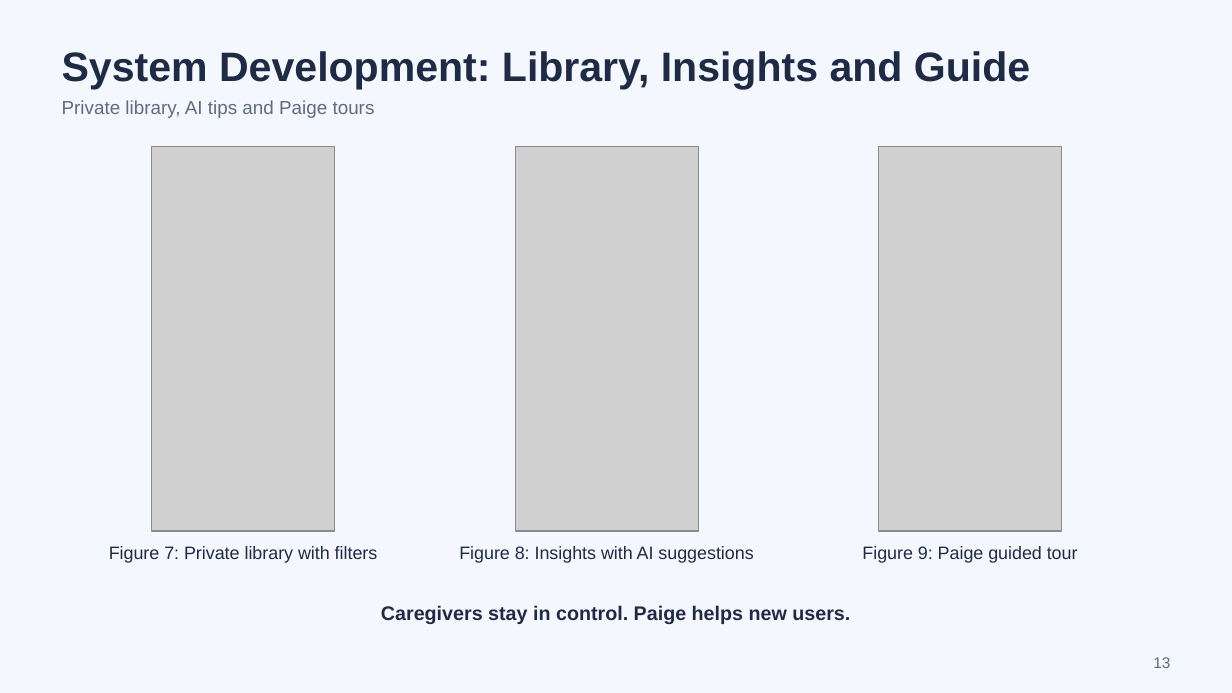
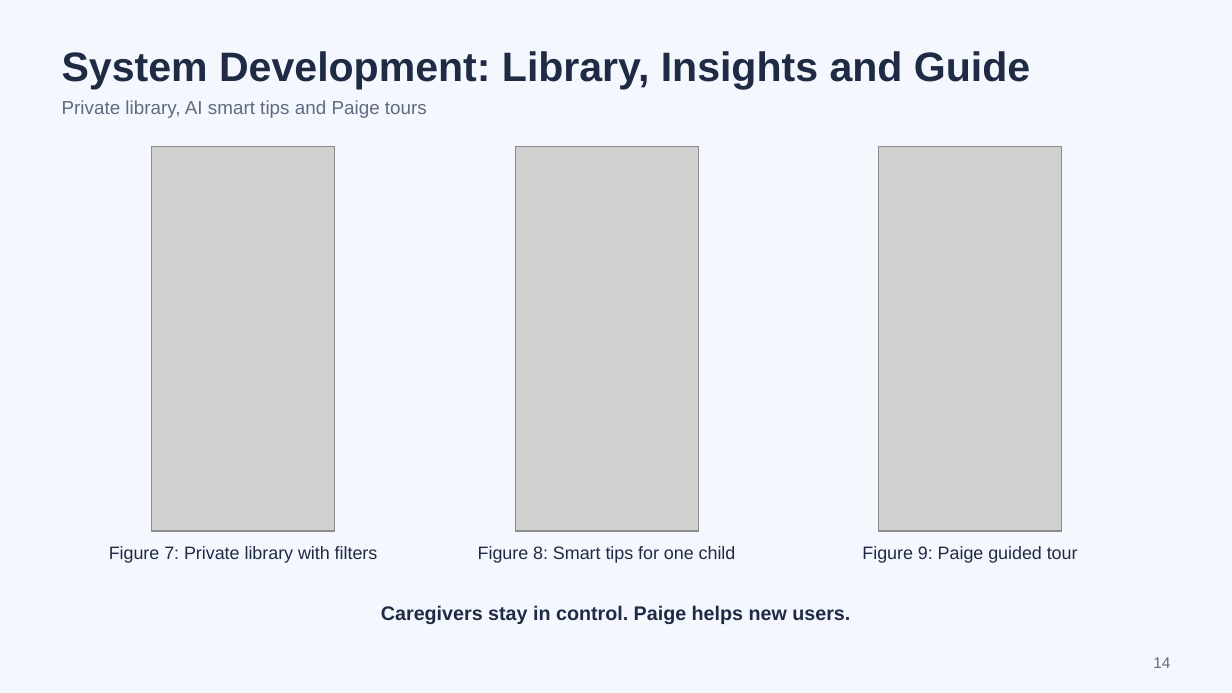
Before and after one commit to scz912/autism_audiobook, a slide deck: slide 14 of deliverables/Visual_Playlist_AP2_Progress.pptx (slide 13 before the commit). Drawn at 1232x693 pixels with LibreOffice and Linux fonts; fonts in the diff are those of the drawing; grey boxes stand for pictures. Boxes give left, top, right and bottom in pixels: in the first picture for what was removed or moved away, otherwise in the second. Text is boxed around its words. In the diff, an @@ line names an element or a change of style, - is before the commit and + after.

```diff
--- a/deliverables/Visual_Playlist_AP2_Progress.pptx
+++ b/deliverables/Visual_Playlist_AP2_Progress.pptx
@@ text at [62, 100, 427, 118]: text changed @@
-Private library, AI tips and Paige tours
+Private library, AI smart tips and Paige tours
@@ text at [478, 546, 736, 563]: text changed @@
-Figure 8: Insights with AI suggestions
+Figure 8: Smart tips for one child
@@ page number at [1153, 657, 1170, 668]: text changed @@
-13
+14
```
Also in this commit, not shown: 9 other slides changed, 1 slide added, 2 other files.
